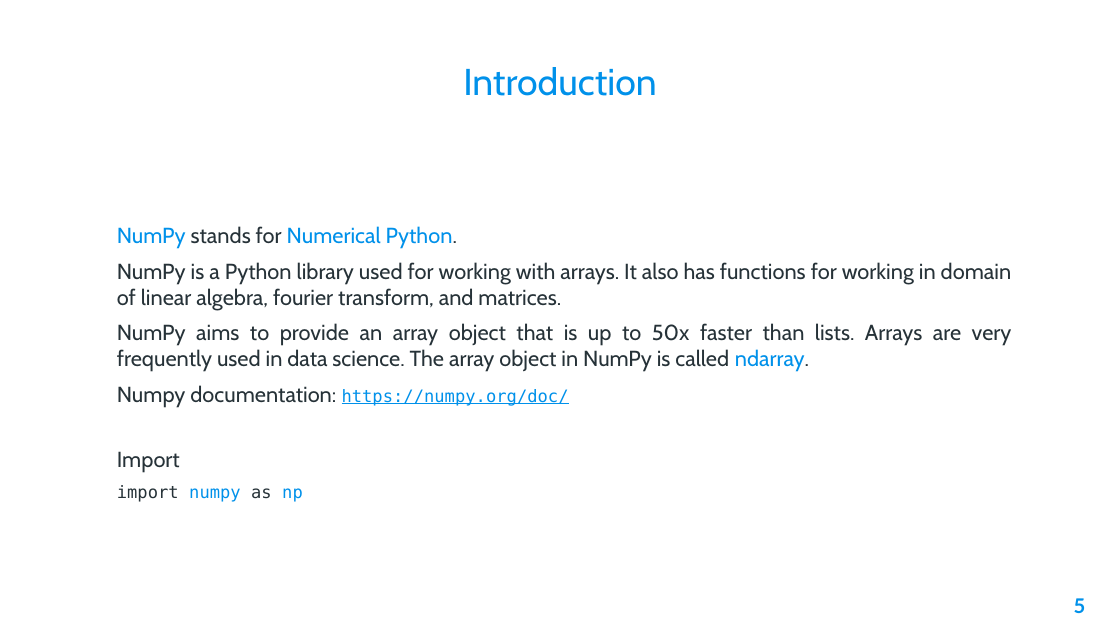
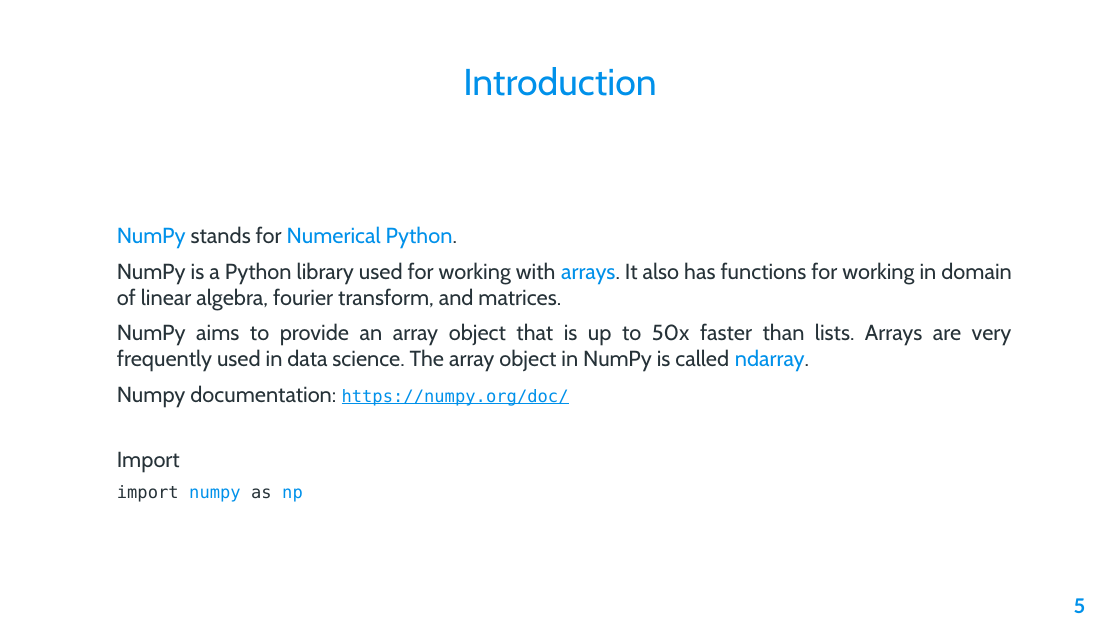
Before and after one commit to AleeRezaa/learn-python, a slide deck: slide 5 of Powerpoint/2 Data Science.pptx. Drawn at 1120x630 pixels with LibreOffice and Linux fonts; fonts in the diff are those of the drawing; background and template pictures are left out. Boxes give left, top, right and bottom in pixels: in the first picture for what was removed or moved away, otherwise in the second. Text is boxed around its words. In the diff, an @@ line names an element or a change of style, - is before the commit and + after.

```diff
--- a/Powerpoint/2 Data Science.pptx
+++ b/Powerpoint/2 Data Science.pptx
@@ text at (117, 262, 1012, 310): text colour #263238 to #0091EA in "arrays." @@
```
Also in this commit, not shown: 2 slides added, 1 slide removed, 1 other file.
